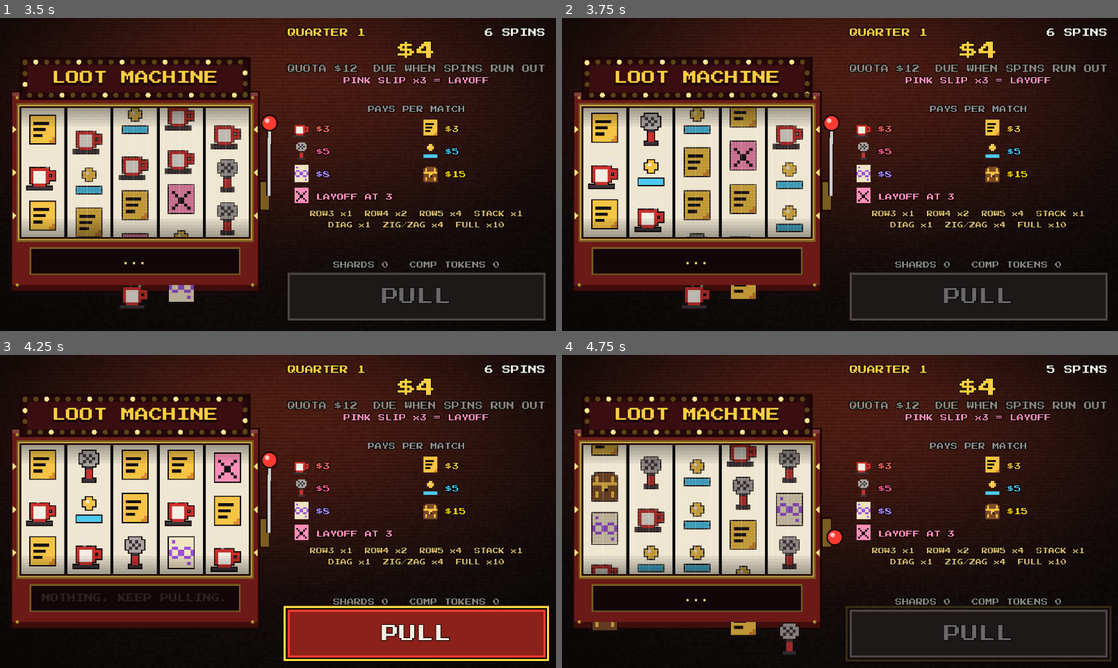
Above: before the commit, frames 1-4 (two rows, left to right).
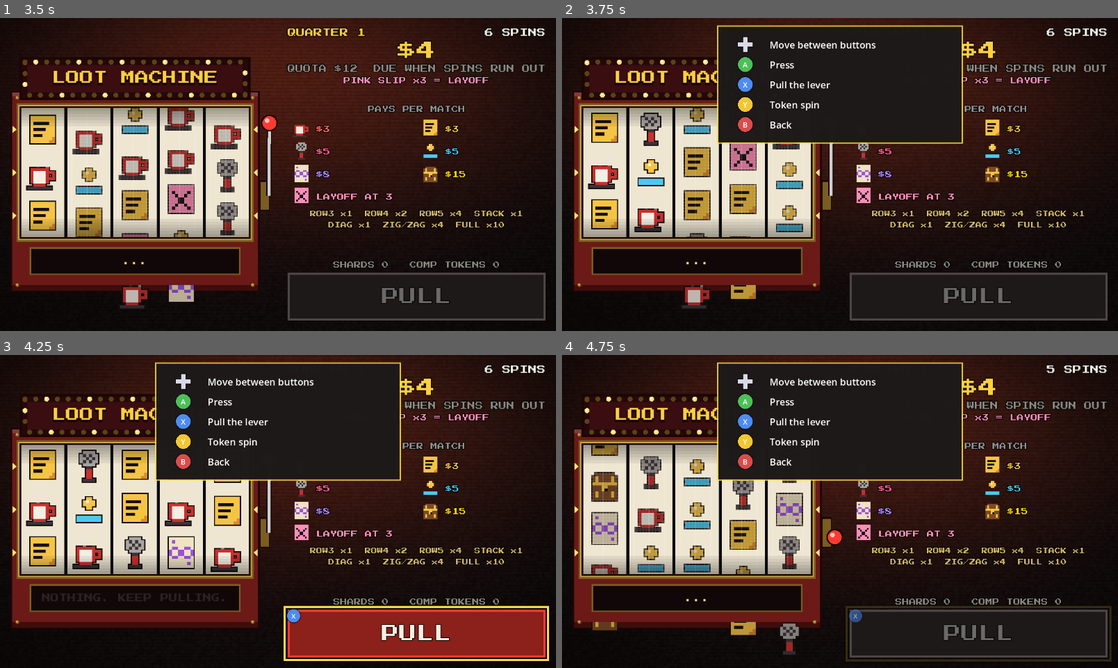
Above: after the commit, the same moments.

Repository: humble-house-studios/Loot-Machine
Game: Godot game, scene res://scenes/main.tscn
Two runs of this game, one before a commit and one after it. Both use one fixed random seed, a clock stepped at 60 frames per second and the inputs below.
Inputs (mouse positions are in pixels of both pictures, inside the frame that each line leads up to):
- Up to frame 1 (3.5 s): click "TOKEN SPIN" at 0.5 s; click "PULL" at 1.25 s; click "INSERT COIN" at 2 s; click "PULL" at 2.75 s
- Up to frame 2 (3.75 s): tap Enter (ui_accept) at 3.5 s; move the mouse to (706, 174) at 3.52 s; hold Right (ui_right) from 3.53 s (still down); click (706, 174) at 3.67 s
- Up to frame 3 (4.25 s): keep holding Right (ui_right); tap Enter (ui_accept) at 3.77 s
- Up to frame 4 (4.75 s): move the mouse to (728, 527) at 4.27 s; release Right (ui_right) at 4.28 s; hold Down (ui_down) from 4.28 s (still down); tap Enter (ui_accept) at 4.52 s

Frame 1 is identical in both runs. In frame 2, 15% of the frame differs, in the area x 27-73%, y 2-41%; in frame 3, 15%; in frame 4, 15%, in the area x 27-73%, y 2-86%.

Commit message:
Controller: button badges and a controls card on first use Co-Authored-By: Claude Opus 5.5 <noreply@anthropic.com> Claude-Session: https://claude.ai/code/session_01H22NcviA9bK3vAy4ZPd9cG

Diff:
--- a/scenes/loot_pad.gd
+++ b/scenes/loot_pad.gd
@@ -13,6 +13,9 @@
 ##                 (e.g. X = LAND IT, Start = pause, B = back / skip).
 ##   "pad_default": true to start the frame there when a screen opens.
 ##   "pad_skip": true to leave it out.
+## While the pad is in use, every button with a shortcut wears a little
+## controller badge (A, B, X, Y, START...), and the first time the pad wakes
+## a controls card ("guide": [[badge, text], ...]) shows for a few seconds.
 ## A button counts only if a tap on its centre would reach it, so buttons
 ## under an open overlay are skipped. Greyed-out buttons can hold the frame
 ## (so it doesn't jump around while a card is unaffordable) but don't press.
@@ -43,6 +46,95 @@
 var _flash := 0.0
 var _layer: CanvasLayer
 var _ring: Control
+## The controls card: [[badge, text], ...]. Shown the first time the pad wakes.
+var guide: Array = []
+var _card: Array = []
+var _card_time := 0.0
+var _guided := false
+## Buttons on screen now (for their badges).
+var _shown: Array[BaseButton] = []
+
+const CARD_SECONDS := 7.0
+## Badge colours, by the label drawn in them.
+const BADGE_COLORS := {
+	"A": Color(0.3, 0.75, 0.35), "B": Color(0.85, 0.3, 0.3),
+	"X": Color(0.3, 0.55, 0.95), "Y": Color(0.95, 0.78, 0.2),
+}
+const BUTTON_LABELS := {
+	JOY_BUTTON_A: "A", JOY_BUTTON_B: "B", JOY_BUTTON_X: "X", JOY_BUTTON_Y: "Y",
+	JOY_BUTTON_START: "START", JOY_BUTTON_BACK: "BACK",
+	JOY_BUTTON_LEFT_SHOULDER: "LB", JOY_BUTTON_RIGHT_SHOULDER: "RB",
+}
+
+
+## Draw a controller button badge centred at `at`: a coloured circle for
+## A/B/X/Y, a cross for "DPAD", a ring for sticks ("L", "R"), a pill for
+## the rest (START, BACK, LB, RB). Returns its width.
+static func draw_badge(ci: CanvasItem, at: Vector2, label: String, r: float, alpha := 1.0) -> float:
+	var font := ThemeDB.fallback_font
+	var ink := Color(1, 1, 1, alpha)
+	var shade := Color(0, 0, 0, 0.55 * alpha)
+	if label == "DPAD":
+		var w := r * 0.62
+		ci.draw_rect(Rect2(at - Vector2(w, r) * 0.5 - Vector2(0, r * 0.5), Vector2(w, r * 2.0)).grow(2), shade)
+		ci.draw_rect(Rect2(at - Vector2(r, w) * 0.5 - Vector2(r * 0.5, 0), Vector2(r * 2.0, w)).grow(2), shade)
+		ci.draw_rect(Rect2(at - Vector2(w * 0.5, r), Vector2(w, r * 2.0)), Color(0.85, 0.85, 0.9, alpha))
+		ci.draw_rect(Rect2(at - Vector2(r, w * 0.5), Vector2(r * 2.0, w)), Color(0.85, 0.85, 0.9, alpha))
+		return r * 2.0
+	if label == "L" or label == "R":
+		ci.draw_circle(at, r + 2, shade)
+		ci.draw_circle(at, r, Color(0.25, 0.25, 0.3, alpha))
+		ci.draw_arc(at, r * 0.62, 0, TAU, 20, Color(0.85, 0.85, 0.9, alpha), 3.0)
+		_badge_text(ci, font, at, label, r * 0.8, ink)
+		return r * 2.0
+	if BADGE_COLORS.has(label):
+		ci.draw_circle(at, r + 2, shade)
+		ci.draw_circle(at, r, Color(BADGE_COLORS[label], alpha))
+		_badge_text(ci, font, at, label, r * 1.05, ink)
+		return r * 2.0
+	var fs := int(r * 0.85)
+	var tw := font.get_string_size(label, HORIZONTAL_ALIGNMENT_LEFT, -1, fs).x
+	var rect := Rect2(at - Vector2(tw * 0.5 + r * 0.55, r * 0.8), Vector2(tw + r * 1.1, r * 1.6))
+	ci.draw_rect(rect.grow(2), shade)
+	ci.draw_rect(rect, Color(0.3, 0.3, 0.36, alpha))
+	_badge_text(ci, font, at, label, r * 0.85, ink)
+	return rect.size.x
+
+
+static func _badge_text(ci: CanvasItem, font: Font, at: Vector2, text: String, size: float, color: Color) -> void:
+	var fs := maxi(8, int(size))
+	var sz := font.get_string_size(text, HORIZONTAL_ALIGNMENT_LEFT, -1, fs)
+	ci.draw_string(font, at + Vector2(-sz.x * 0.5, font.get_ascent(fs) * 0.5 - fs * 0.12), text, HORIZONTAL_ALIGNMENT_LEFT, -1, fs, color)
+
+
+## Draw a controls card: a dark panel of [badge, text] rows, top centre of
+## `view`, scaled by `k` (1.0 at a 720-wide screen). Used here and by the office.
+static func draw_card(ci: CanvasItem, view: Vector2, rows: Array, k: float, alpha: float, top := 0.0) -> void:
+	if rows.is_empty() or alpha <= 0.0:
+		return
+	var font := ThemeDB.fallback_font
+	var fs := int(22 * k)
+	var r := 17.0 * k
+	var row_h := 46.0 * k
+	var pad := 18.0 * k
+	var w := minf(view.x - 32.0 * k, 560.0 * k)
+	var h := pad * 2.0 + row_h * rows.size()
+	var box := Rect2(Vector2((view.x - w) * 0.5, top + 20.0 * k), Vector2(w, h))
+	ci.draw_rect(box.grow(3.0 * k), Color(1.0, 0.86, 0.25, 0.85 * alpha))
+	ci.draw_rect(box, Color(0.06, 0.05, 0.09, 0.93 * alpha))
+	var y := box.position.y + pad + row_h * 0.5
+	for row in rows:
+		var bx := box.position.x + pad + 44.0 * k
+		draw_badge(ci, Vector2(bx, y), str(row[0]), r, alpha)
+		ci.draw_string(font, Vector2(box.position.x + pad + 100.0 * k, y + font.get_ascent(fs) * 0.5 - fs * 0.1),
+			str(row[1]), HORIZONTAL_ALIGNMENT_LEFT, w - pad * 2.0 - 100.0 * k, fs, Color(1, 1, 1, alpha))
+		y += row_h
+
+
+## Show the controls card (these rows, or the game's guide).
+func show_guide(rows: Array = []) -> void:
+	_card = rows if not rows.is_empty() else guide
+	_card_time = CARD_SECONDS
 
 
 ## Gives the ui_* actions controller buttons: A accepts, B cancels. Safe to
@@ -149,6 +241,9 @@
 
 func _process(delta: float) -> void:
 	_flash = maxf(0.0, _flash - delta * 4.0)
+	_card_time = maxf(0.0, _card_time - delta)
+	if active and hold:
+		_shown = _candidates()
 	if not active or hold:
 		_ring.queue_redraw()
 		return
@@ -164,13 +259,17 @@
 	if _valid(_target):
 		_pos = _center(_target)
 	_seen.clear()
-	for b in _candidates():
+	_shown = _candidates()
+	for b in _shown:
 		_seen[b.get_instance_id()] = true
 	_ring.queue_redraw()
 
 
 func _wake() -> void:
 	active = true
+	if not _guided and not guide.is_empty():
+		_guided = true
+		show_guide()
 	if not _valid(_target):
 		_settle()
 
@@ -328,7 +427,20 @@
 
 
 func _draw_ring() -> void:
-	if not active or hold or not _valid(_target):
+	var view := get_viewport().get_visible_rect().size
+	var k := minf(view.x, view.y) / 720.0
+	if _card_time > 0.0:
+		draw_card(_ring, view, _card, k, clampf(_card_time, 0.0, 1.0))
+	if not active:
+		return
+	# Shortcut badges on their buttons (shown in the game's own hold mode too).
+	for b in _shown:
+		if _valid(b) and b.has_meta("pad_button"):
+			var label: String = BUTTON_LABELS.get(int(b.get_meta("pad_button")), "")
+			if label != "":
+				var br := _rect(b)
+				draw_badge(_ring, br.position + Vector2(14, 14) * k, label, 15.0 * k, 0.5 if b.disabled else 1.0)
+	if hold or not _valid(_target):
 		return
 	var r := _rect(_target).grow(6.0 + 6.0 * _flash)
 	var pulse := 0.65 + 0.35 * sin(Time.get_ticks_msec() / 160.0)
@@ -338,3 +450,5 @@
 	col.a = pulse
 	_ring.draw_rect(r, Color(0, 0, 0, 0.5 * pulse), false, 10.0)
 	_ring.draw_rect(r, col, false, 5.0)
+	if not _target.has_meta("pad_button") and not _target.disabled:
+		draw_badge(_ring, Vector2(r.end.x - 4.0 * k, r.position.y + 4.0 * k), "A", 14.0 * k)
--- a/scenes/main.gd
+++ b/scenes/main.gd
@@ -54,7 +54,9 @@
 		_sfx[id] = p
 	_build_ui()
 	# Controller / arrow keys: a frame that moves between buttons, A presses.
-	add_child(preload("res://scenes/loot_pad.gd").new())
+	var pad := preload("res://scenes/loot_pad.gd").new()
+	pad.guide = [["DPAD", "Move between buttons"], ["A", "Press"], ["X", "Pull the lever"], ["Y", "Token spin"], ["B", "Back"]]
+	add_child(pad)
 	get_viewport().size_changed.connect(_on_resized)
 	_on_resized()
 	_show_title()
